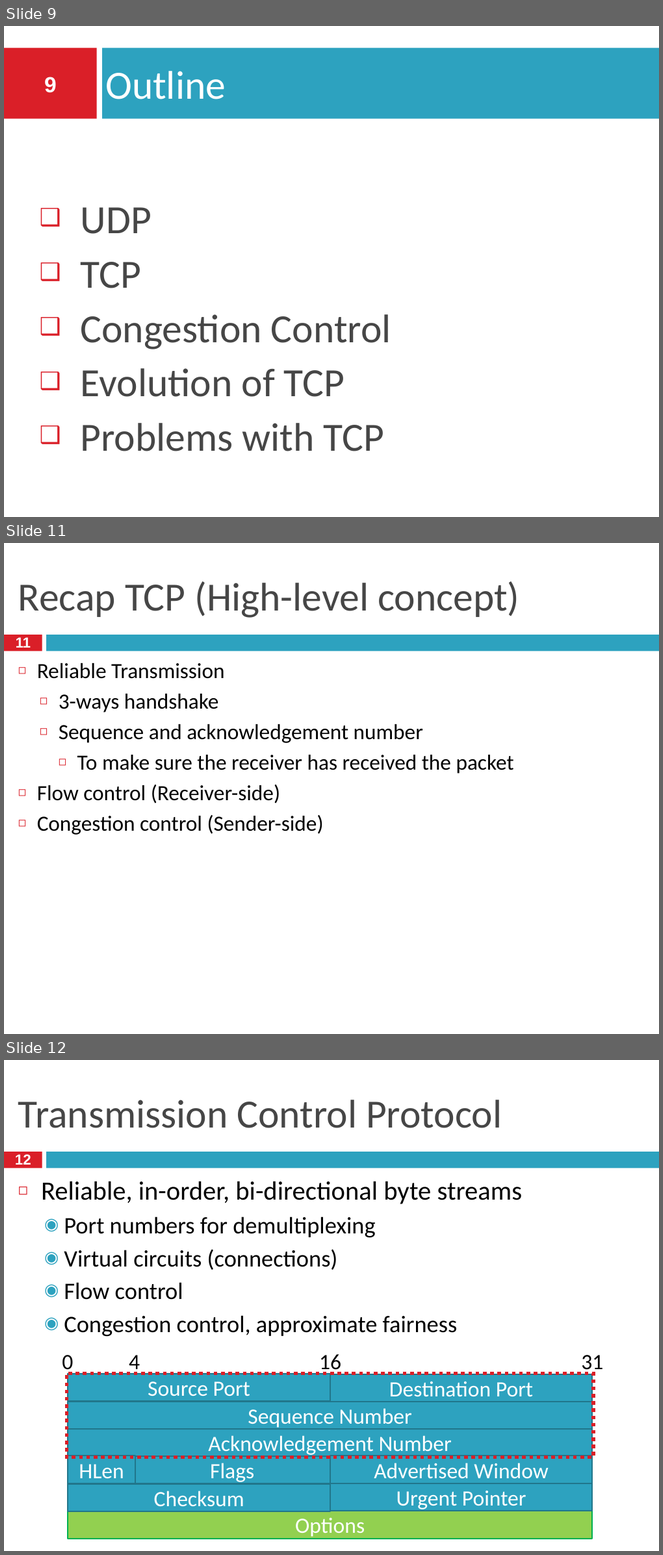
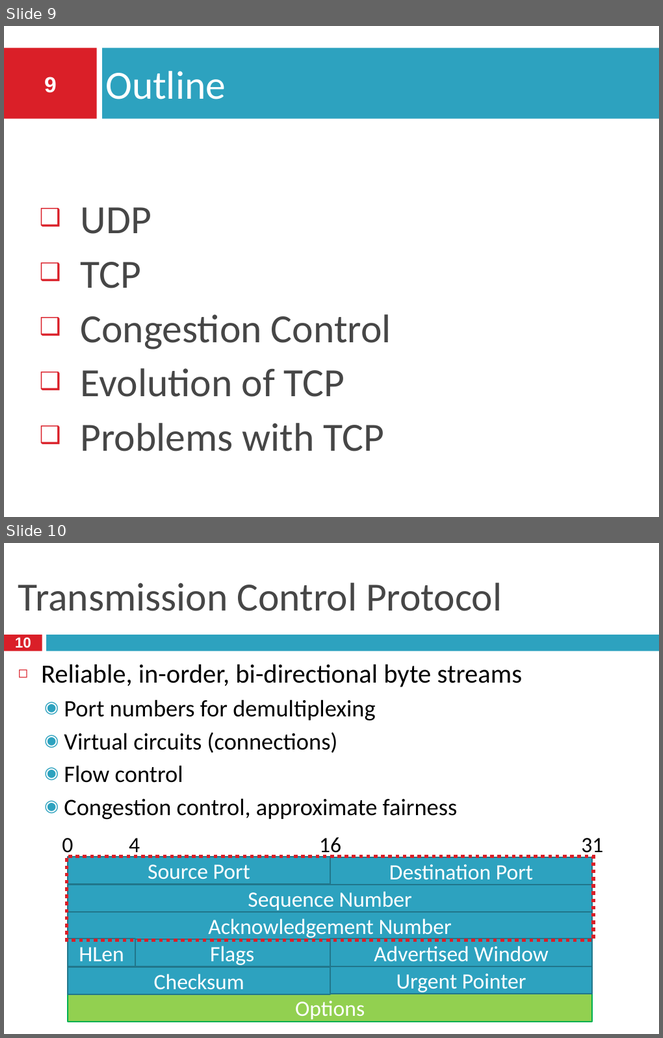
Before and after one commit to taejoong/taejoong.github.io, a slide deck: courses/csci-351/handouts/13-Transport-1.pptx. Shown one above the other, each under a label of ours: slides 9, 11 and 12 before the commit, slides 9 and 10 after it; the slides between them are not shown. The pictures are 663x1555 and 663x1038 pixels, drawn with LibreOffice and Linux fonts; fonts in the diff are those of the drawing; background and template pictures are left out. Boxes give left, top, right and bottom in pixels: in the first picture for what was removed or moved away, otherwise in the second. Text is boxed around its words. In the diff, an @@ line names an element or a change of style, - is before the commit and + after.

```diff
--- a/courses/csci-351/handouts/13-Transport-1.pptx
+++ b/courses/csci-351/handouts/13-Transport-1.pptx
@@ slide 11 removed at bbox=[4, 543, 659, 1034], background #FFFFFF; not listed: 2 template elements that a slide beside it also shows @@
@@ title removed at bbox=[18, 581, 519, 618] @@
-Recap TCP (High-level concept)
@@ page number removed at bbox=[16, 637, 31, 648] @@
-11
@@ text removed at bbox=[37, 663, 514, 835] @@
-◻ Reliable Transmission
-  ◻ 3-ways handshake
-  ◻ Sequence and acknowledgement number
-    ◻ To make sure the receiver has received the packet
-◻ Flow control (Receiver-side)
-◻ Congestion control (Sender-side)
@@ what was slide 12 is now slide 10 @@
@@ page number at bbox=[15, 637, 31, 648]: text changed @@
-12
+10
```
Also in this commit, not shown: 1 slide changed, 1 other slide removed, 3 other files.
